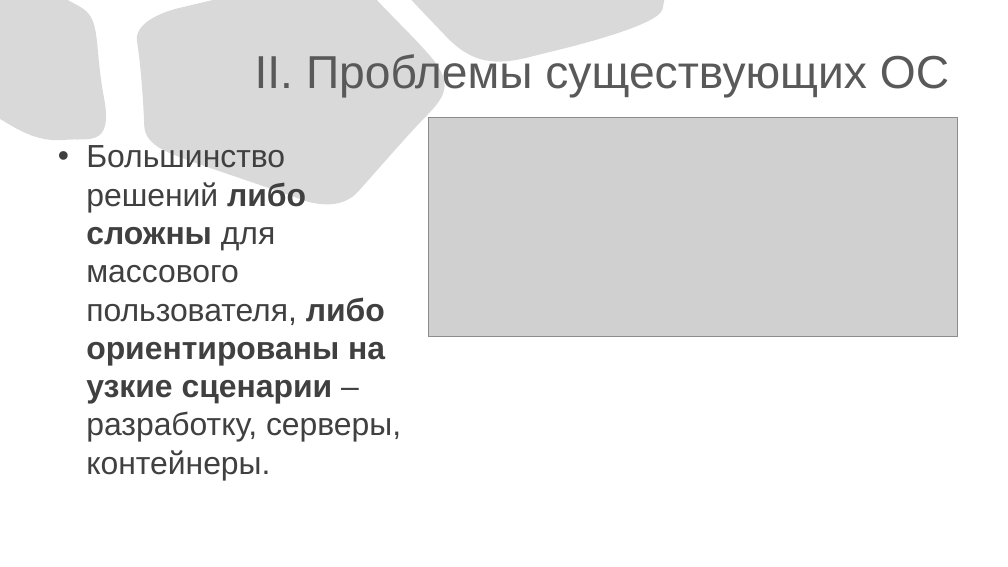
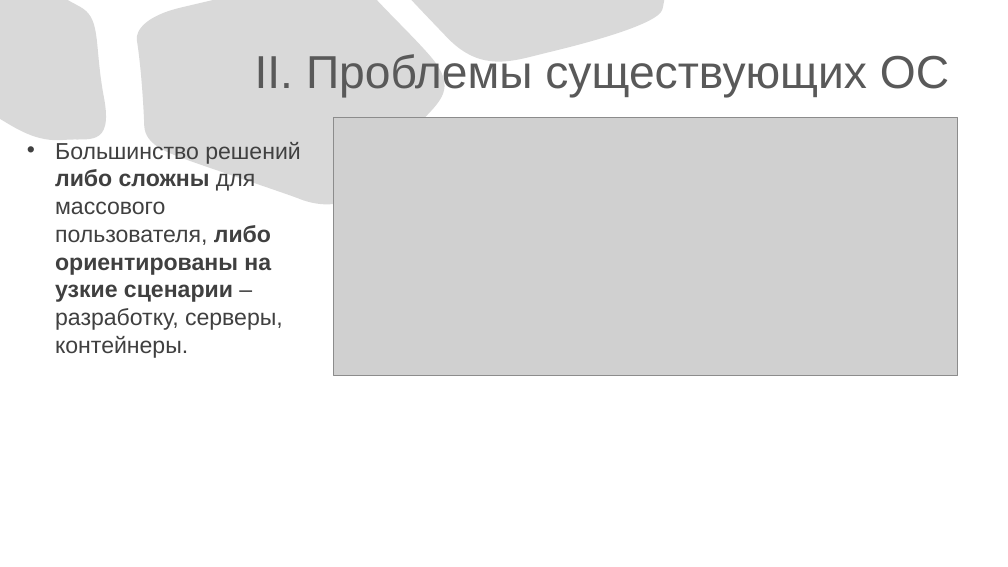
Before and after one commit to slawacats/clyx, a slide deck: slide 6 of ClyxOS.pptx (slide 3 before the commit). Drawn at 1008x567 pixels with LibreOffice and Linux fonts; fonts in the diff are those of the drawing; grey boxes stand for pictures. Boxes give left, top, right and bottom in pixels: in the first picture for what was removed or moved away, otherwise in the second. Text is boxed around its words. In the diff, an @@ line names an element or a change of style, - is before the commit and + after.

```diff
--- a/ClyxOS.pptx
+++ b/ClyxOS.pptx
@@ picture: place and size @@
-picture at box(429, 117, 958, 337)
+picture at box(333, 117, 957, 376)
@@ text "Большинство решений либо сложны для ...": place and size @@
-text "Большинство решений либо сложны для ..." at box(86, 145, 401, 480)
+text "Большинство решений либо сложны для ..." at box(55, 142, 300, 358)
@@ text "Большинство решений либо сложны для ..." at box(55, 142, 300, 358): size 30.4 to 22 pt @@
```
Also in this commit, not shown: 1 other slide changed, 3 slides added.
